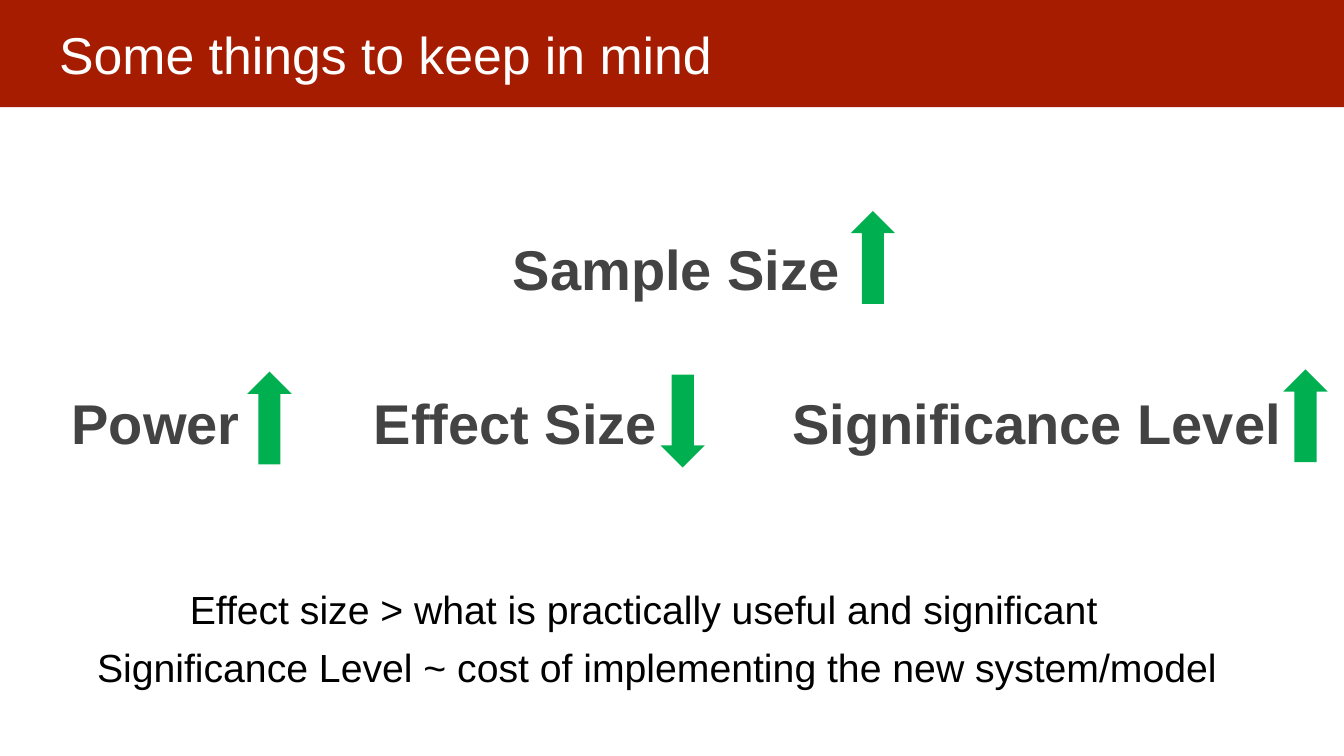
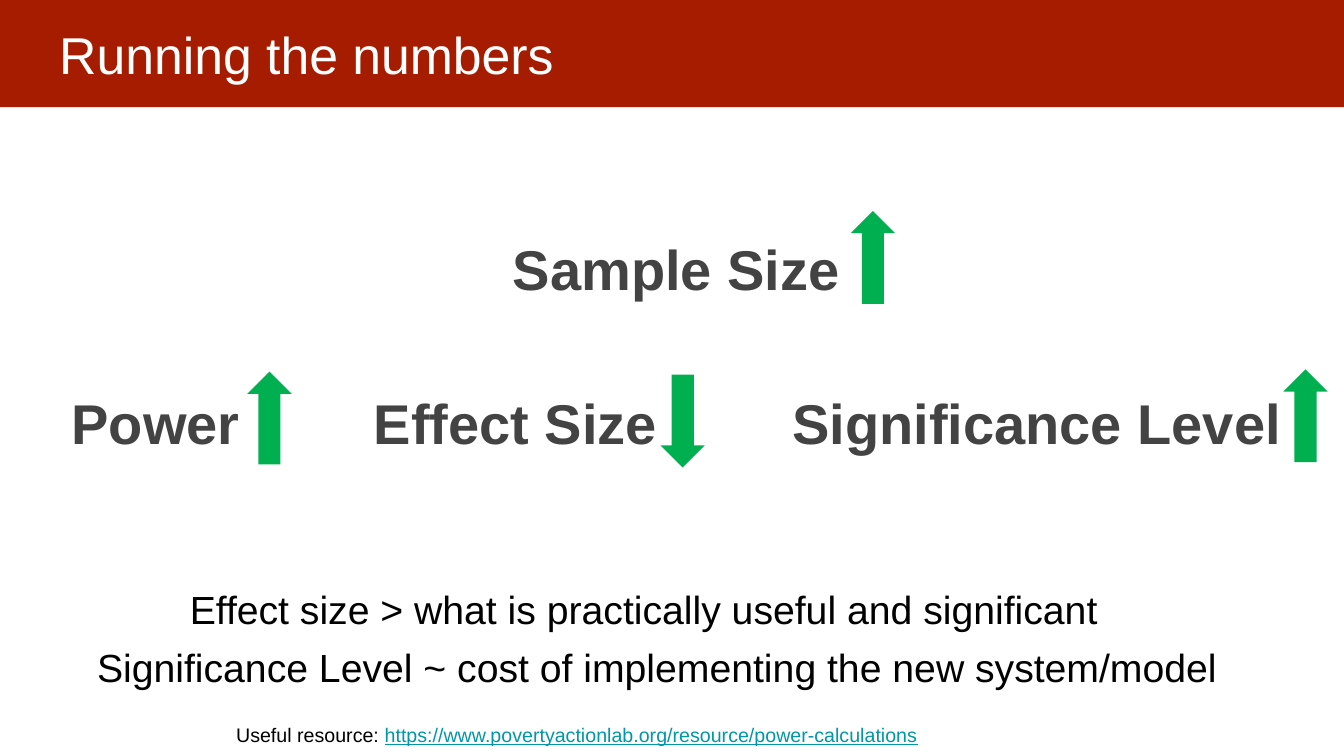
Before and after one commit to dssg/MLinPractice, a slide deck: slide 17 of Lectures/Lecture20-FieldValidation.pptx (slide 15 before the commit). Drawn at 1344x756 pixels with LibreOffice and Linux fonts; fonts in the diff are those of the drawing. Boxes give left, top, right and bottom in pixels: in the first picture for what was removed or moved away, otherwise in the second. Text is boxed around its words. In the diff, an @@ line names an element or a change of style, - is before the commit and + after.

```diff
--- a/Lectures/Lecture20-FieldValidation.pptx
+++ b/Lectures/Lecture20-FieldValidation.pptx
@@ title at (59, 36, 553, 85): text changed @@
-Some things to keep in mind
+Running the numbers
@@ text added at (236, 727, 917, 746), 14 pt, text #0097A7, underline @@
+Useful resource: https://www.povertyactionlab.org/resource/power-calculations
```
Also in this commit, not shown: 5 other slides changed, 6 slides added, 2 slides removed, 2 other files.
